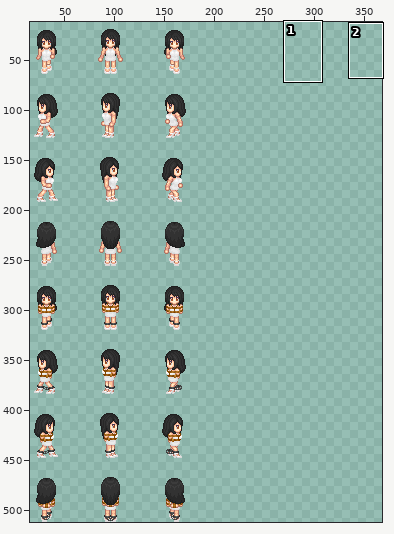
Two versions of one sprite sheet, img/characters/MV_FF8_Rinoa.png. The picture above shows the old version from afar; the outline marks the close-up.
Close-up. The starting point:
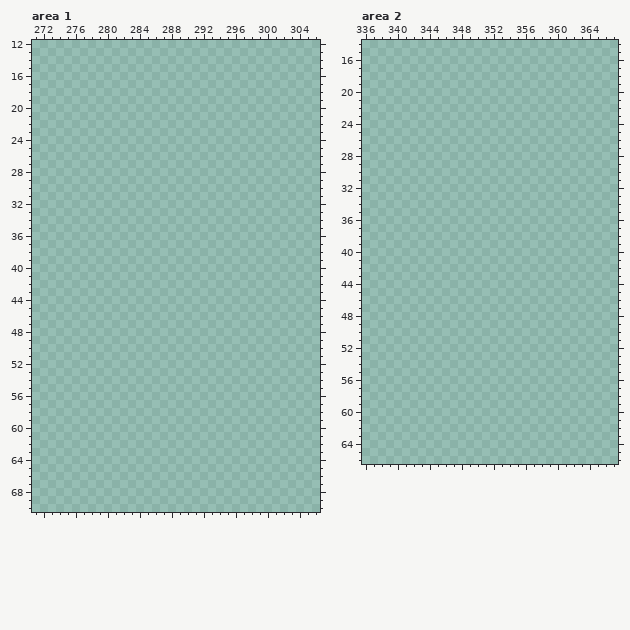
The file is 768x512 pixels. Shown: area 1: x 271..306, y 12..70; area 2: x 336..367, y 14..66. The wide view leaves out empty margins. The commit also changed other parts of the picture, which this record leaves out.
Now the later version:
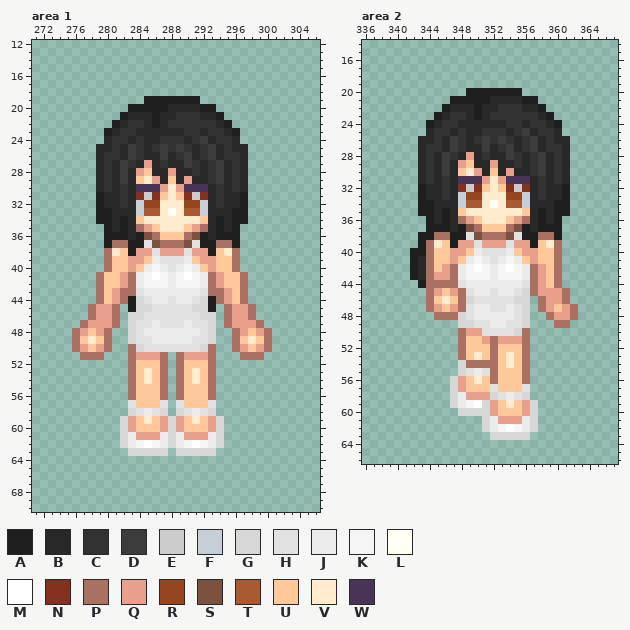
Palette (. is transparent): A #1e1e1e  B #282828  C #323232  D #3c3c3c  E #cccccc  F #c6ced7  G #d7d7d7  H #e1e1e1  J #ebebeb  K #f5f5f5  L #fffff3  M #ffffff  N #82321e  P #aa7162  Q #e8a08d  R #96461e  S #7c513f  T #aa5a32  U #ffc89b  V #ffebce  W #493357
Edits made:
--- area 1
@@ x 271..306 @@
 18 ....................................
-19 ....................................
-20 ....................................
-21 ....................................
-22 ....................................
-23 ....................................
-24 ....................................
-25 ....................................
-26 ....................................
-27 ....................................
-28 ....................................
-29 ....................................
-30 ....................................
-31 ....................................
-32 ....................................
-33 ....................................
-34 ....................................
-35 ....................................
-36 ....................................
-37 ....................................
-38 ....................................
-39 ....................................
-40 ....................................
-41 ....................................
-42 ....................................
-43 ....................................
-44 ....................................
-45 ....................................
-46 ....................................
-47 ....................................
-48 ....................................
-49 ....................................
-50 ....................................
-51 ....................................
-52 ....................................
-53 ....................................
-54 ....................................
-55 ....................................
-56 ....................................
-57 ....................................
-58 ....................................
-59 ....................................
-60 ....................................
-61 ....................................
-62 ....................................
-63 ....................................
+19 ..............AAAAAAA...............
+20 ............AAAAABBBBAA.............
+21 ...........ABBBABBCCCBBA............
+22 ..........ABCCBABCCCCCCBA...........
+23 .........ABCCBBBBBBCCBCCBA..........
+24 .........BCCBCBBCCCBCDBCCB..........
+25 ........BBCBDCBCDCDCBCDBCBB.........
+26 ........BCCBDCBBDBCDBCDBCCB.........
+27 ........BCBDCBQBCBBDCBCDBCB.........
+28 ........BCBDBQUBBQBBCBCDBCB.........
+29 ........BCBDBUVQBUBQBBCDBCB.........
+30 ........BCBCBWWWQVQWWWBCBCB.........
+31 ........ABBCBNENUVUNENBCBBA.........
+32 ........ABBCBFRRVVVRRFBCBBA.........
+33 ........AABBBFTTVLVTTFBBBAA.........
+34 ........AABABUVVVVVVVUBABAA.........
+35 .........ABABPQUVVVUQPBABA..........
+36 .........AAABASPUUUPSABAAA..........
+37 .........APPAAHSPPPSHAAPPA..........
+38 .........PVUAQQHQQQHQQAUVP..........
+39 .........PUUQQUJHHHJUQQUUP..........
+40 .........PUUQUJKJHJKJUQUUP..........
+41 ........PUUQPJKMKJKMKJPQUUP.........
+42 ........PUUQPJKKKJKKKJPQUUP.........
+43 ........PUQPPHJJJJJJJHPPQUP.........
+44 ........PUQPAGHJJHJJHGAPQUP.........
+45 .......PQQP.AGGHHHHHGGA.PQQP........
+46 .......PQQP.GGHHHHHHHGG.PQQP........
+47 ......PQQQP.GHHJHHHJHHG.PQQQP.......
+48 .....PQUQP..GHJJJJJJJHG..PQUQP......
+49 .....PUVUP..GHHJJJJJHHG..PUVUP......
+50 .....PQUQP..PGHHHHHHHGP..PQUQP......
+51 ......PPP...PQQQP.PQQQP...PPP.......
+52 ............PUUUP.PUUUP.............
+53 ............PUVUP.PUVUP.............
+54 ............PUVUP.PUVUP.............
+55 ............PUUUP.PUUUP.............
+56 ............PUUUP.PUUUP.............
+57 ............HUUUH.HUUUH.............
+58 ............GHJHG.GHJHG.............
+59 ...........GQUVUQGQUVUQG............
+60 ...........GQUUUQGQUUUQG............
+61 ...........GJQQQJGJQQQJG............
+62 ...........GJKMKJGJKMKJG............
+63 ............GGGGG.GGGGG.............
 64 ....................................
--- area 2
@@ x 336..367 @@
 19 ................................
-20 ................................
-21 ................................
-22 ................................
-23 ................................
-24 ................................
-25 ................................
-26 ................................
-27 ................................
-28 ................................
-29 ................................
-30 ................................
-31 ................................
-32 ................................
-33 ................................
-34 ................................
-35 ................................
-36 ................................
-37 ................................
-38 ................................
-39 ................................
-40 ................................
-41 ................................
-42 ................................
-43 ................................
-44 ................................
-45 ................................
-46 ................................
-47 ................................
-48 ................................
-49 ................................
-50 ................................
-51 ................................
-52 ................................
-53 ................................
-54 ................................
-55 ................................
-56 ................................
-57 ................................
-58 ................................
-59 ................................
-60 ................................
-61 ................................
-62 ................................
-63 ................................
+20 .............AAAAAAA............
+21 ...........AAAAABBBBAA..........
+22 ..........ABBBABBCCCBBA.........
+23 .........ABCCBABCCCCCCBA........
+24 ........ABCCBBBBBBCCBCCBA.......
+25 ........BCCBCBBCCCBCDBCCB.......
+26 .......BBCBDCBCDCDCBCDBCBB......
+27 .......BCCBDCBBDBCDBCDBCCB......
+28 .......BCBDCBQBCBBDCBCDBCB......
+29 .......BCBDBQUBBQBBCBCDBCB......
+30 .......BCBDBUVQBUBQBBCDBCB......
+31 .......BCBCBWWWQVQWWWBCBCB......
+32 .......ABBCBNENUVUNENBCBBA......
+33 .......ABBCBFRRVVVRRFBCBBA......
+34 .......AABBBFTTVLVTTFBBBAA......
+35 .......AABABUVVVVVVVUBABAA......
+36 ........ABABPQUVVVUQPBABA.......
+37 ........AAABASPUUUPSABAAA.......
+38 .......AAPPAAHSPPPSHAAPPA.......
+39 .......APVUAQQHQQQHQQAUVP.......
+40 ......AAPUUQQUJHHHJUQQUUP.......
+41 ......ABPUUQUJKJHJKJUQUUP.......
+42 ......ABPUQPJKMKJKMKJPQUP.......
+43 ......ABPQQPJKKKJKKKJPQUP.......
+44 .......APPPPHJJJJJJJHPQUP.......
+45 ........PQUQPHJJHJJHGPQQQP......
+46 ........PUVUPGHHHHHGG.PQQP......
+47 ........PQUQPHJJHHJHG.PQUQP.....
+48 .........PPPGHJJJJJHG..PQQP.....
+49 ............GGHHJJHHG...PP......
+50 ............PQQHHHHGP...........
+51 ............PUUQPQQQP...........
+52 ............PUUUPUUUP...........
+53 ............PUVUPUVUP...........
+54 ............GPPPPUVUP...........
+55 ............GHJHPUUUP...........
+56 ...........GQUVUPUUUP...........
+57 ...........GQUUUHUUUH...........
+58 ...........GJQQQGHJHG...........
+59 ...........GJKMGQUVUQG..........
+60 ............GGGGQUUUQG..........
+61 ...............GJQQQJG..........
+62 ...............GJKMKJG..........
+63 ................GGGGG...........
 64 ................................
Pixel boxes of the changes (left, top, right, bottom) in both close-ups:
added: (72, 96, 272, 456)
added: (410, 88, 578, 440)
